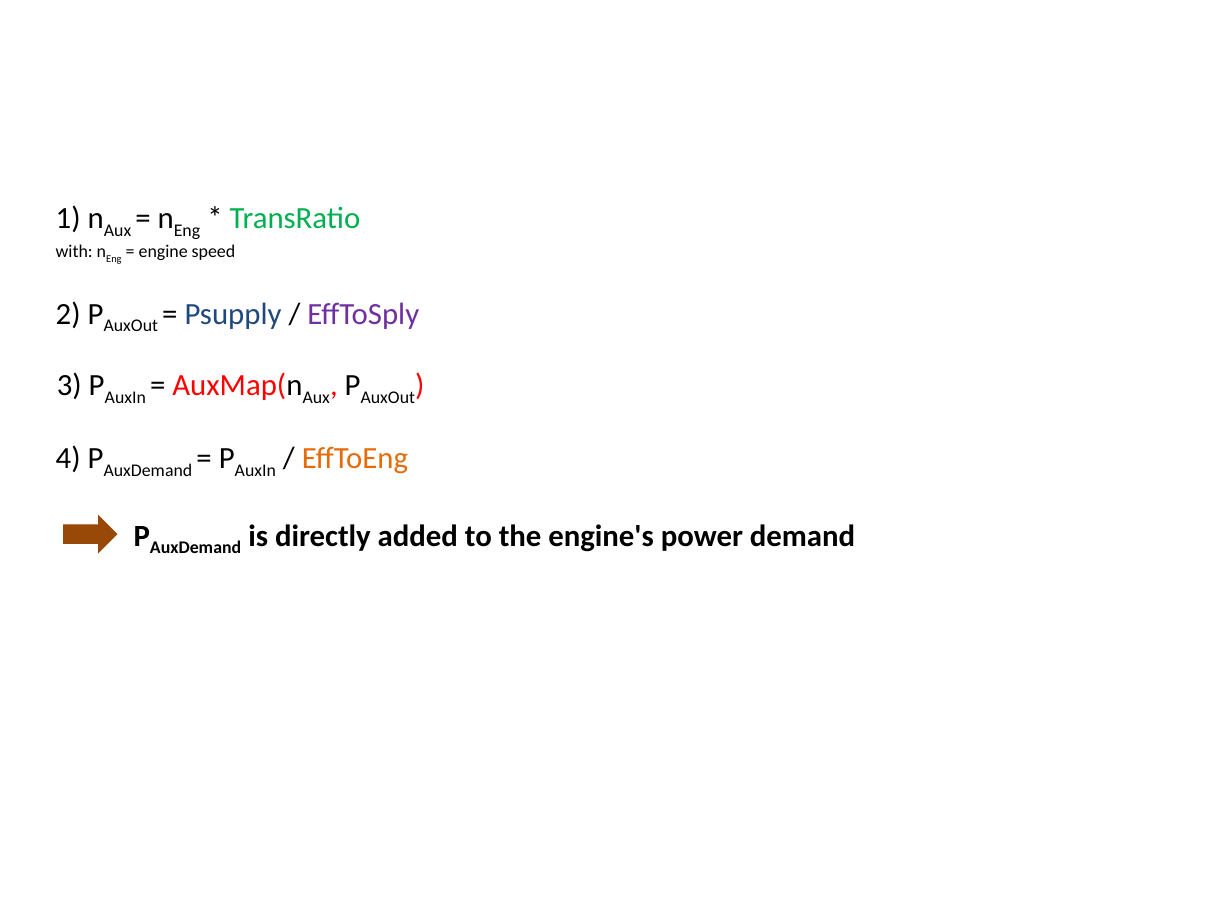
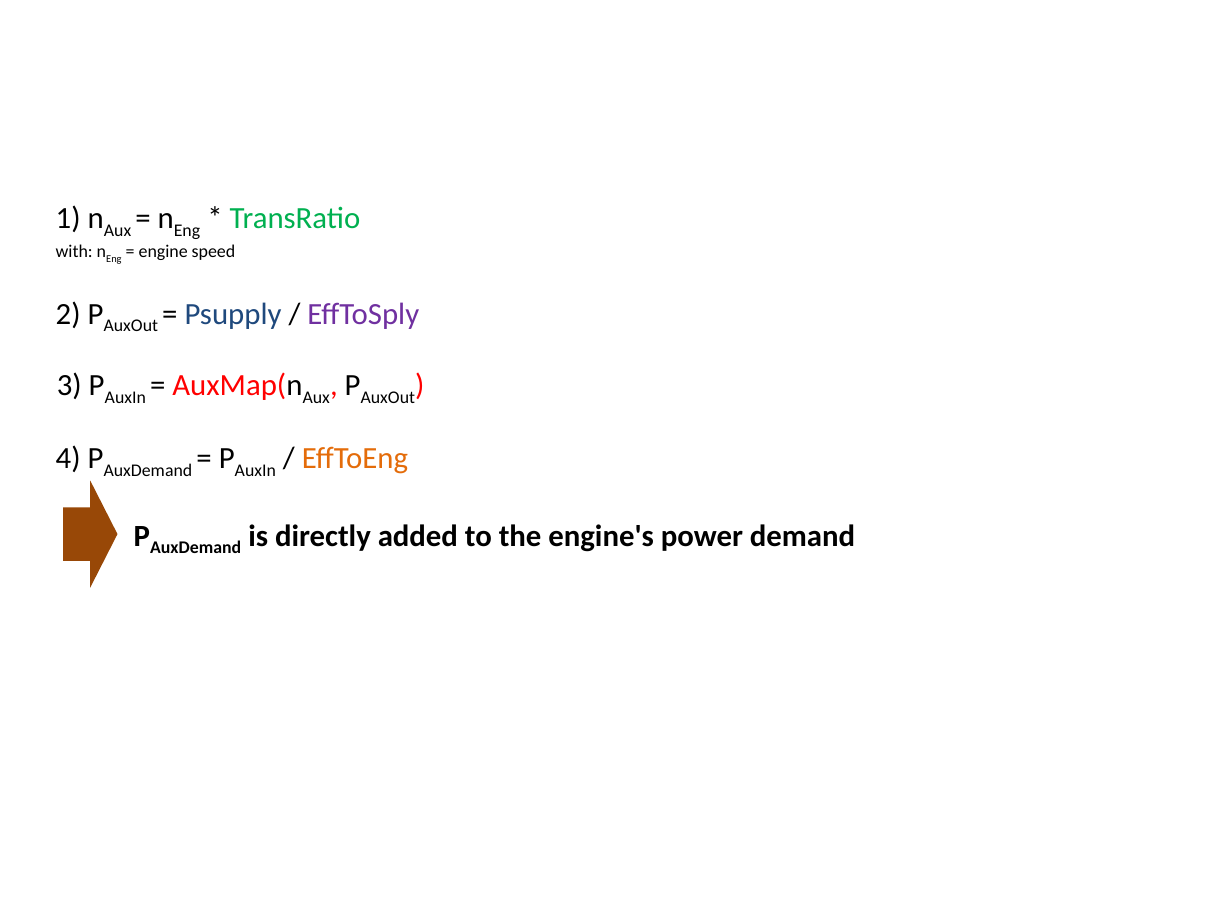
Before and after one commit to tanawadeatharva/BharatVECTO, a slide deck: slide 16 of Documentation/User Manual Source/material User Manual.pptx. Drawn at 1232x924 pixels with LibreOffice and Linux fonts; fonts in the diff are those of the drawing. Boxes give left, top, right and bottom in pixels: in the first picture for what was removed or moved away, otherwise in the second. Text is boxed around its words. In the diff, an @@ line names an element or a change of style, - is before the commit and + after.

```diff
--- a/Documentation/User Manual Source/material User Manual.pptx
+++ b/Documentation/User Manual Source/material User Manual.pptx
@@ right arrow: place and size @@
-right arrow at box(63, 515, 117, 553)
+right arrow at box(63, 480, 117, 588)
```
Also in this commit, not shown: 2 other slides changed, 1 slide added, 1 slide removed, 5 other files.
